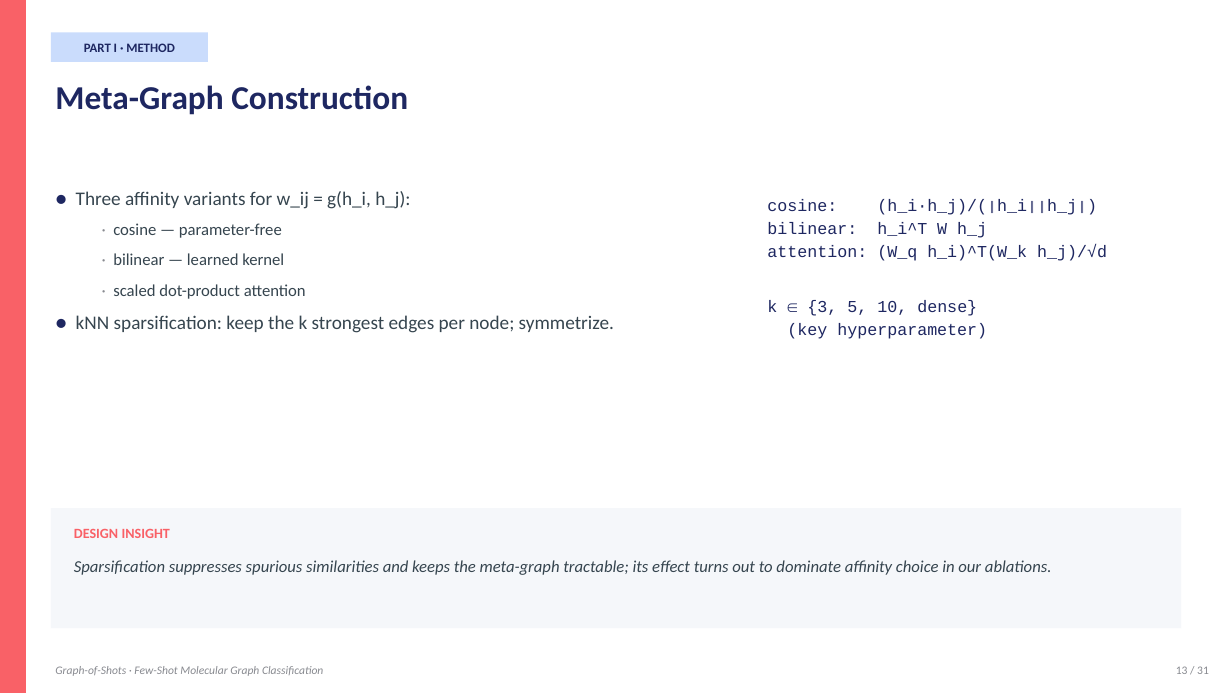
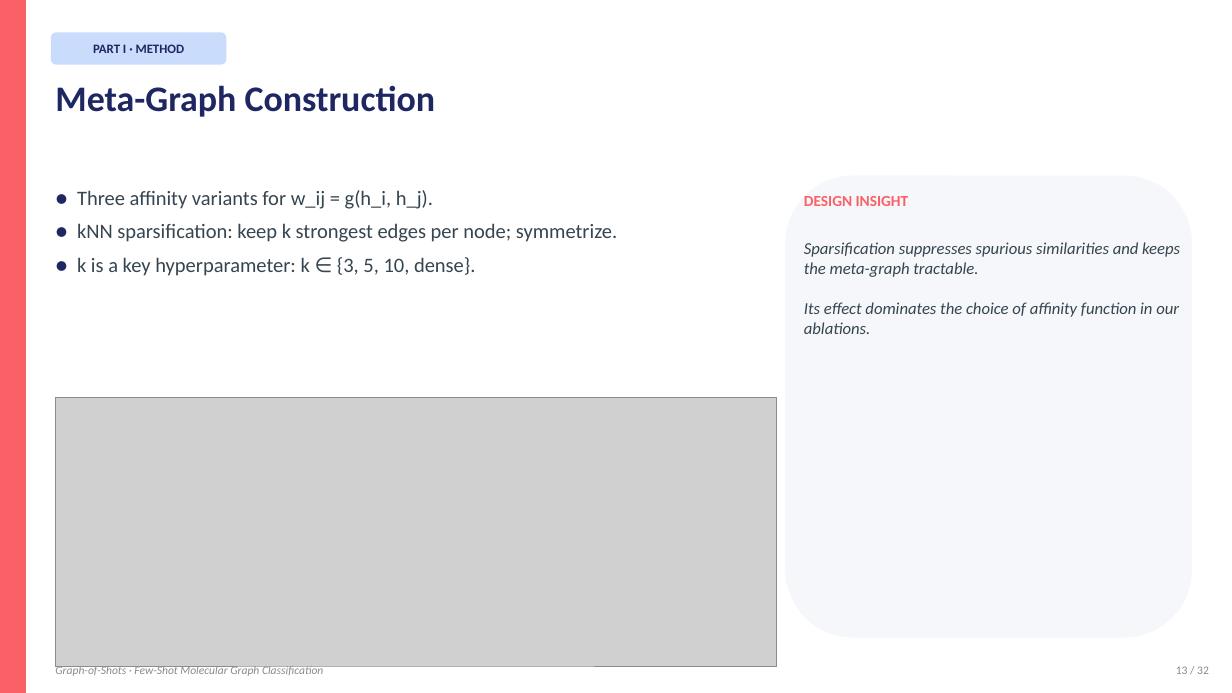
Before and after one commit to BDeMo/proj-mol, a slide deck: slide 13 of presentation/Graph-of-Shots.pptx. Drawn at 1232x693 pixels with LibreOffice and Linux fonts; fonts in the diff are those of the drawing; grey boxes stand for pictures. Boxes give left, top, right and bottom in pixels: in the first picture for what was removed or moved away, otherwise in the second. Text is boxed around its words. In the diff, an @@ line names an element or a change of style, - is before the commit and + after.

Commit message:
Rebuild PPT: native text + math-rendered formula images + clean diagrams
Previous approach used python-pptx shapes for formulas and custom diagrams,
which rendered unpredictably in MS Office (broken math symbols, misaligned
shapes). New approach:

  - All titles, bullets, callouts remain NATIVE PowerPoint text — fully
    editable, consistent formatting across Office versions.
  - Math formulas pre-rendered via matplotlib mathtext → PNG, embedded
    as pictures. Guarantees correct symbols: α, σ, ε, τ, ∑, subscripts,
    superscripts, Euclidean norms.
  - Complex diagrams (supervised pipeline, episode viz, encoder stack,
    GoS pipeline, iterative refinement, bipartite S-Q graph)
    pre-rendered via matplotlib → PNG, embedded as pictures.
  - Simple structures (tables, callout boxes, M1-M5 overview grid)
    still built with native pptx rectangles for editability.

Assets:
  presentation/formulas/  10 math PNGs (mathtext, transparent bg)
  presentation/diagrams/  6 diagram PNGs (matplotlib, transparent bg)
  presentation/figures/   4 result plots (from earlier)

```diff
--- a/presentation/Graph-of-Shots.pptx
+++ b/presentation/Graph-of-Shots.pptx
@@ text "PART I · METHOD" rewrapped from [84, 43, 175, 52] to [93, 42, 185, 57] @@
@@ rounded rectangle: place and size @@
-rounded rectangle at [51, 32, 208, 62]
+rounded rectangle at [51, 32, 226, 65]
@@ rounded rectangle at [51, 32, 226, 65]: rectangle to rounded rectangle @@
@@ text "Meta-Graph Construction" at [55, 85, 435, 117]: size 26 to 28 pt @@
@@ rounded rectangle added at [786, 176, 1192, 638], fill #F5F7FA @@
@@ text at [77, 190, 617, 276]: text changed; size 15 to 16 pt @@
-● Three affinity variants for w_ij = g(h_i, h_j):
-  · cosine — parameter-free
-  · bilinear — learned kernel
-  · scaled dot-product attention
-● kNN sparsification: keep the k strongest edges per node; symmetrize.
+● Three affinity variants for w_ij = g(h_i, h_j).
+● kNN sparsification: keep k strongest edges per node; symmetrize.
+● k is a key hyperparameter: k ∈ {3, 5, 10, dense}.
@@ text removed at [767, 199, 1107, 339] @@
-cosine: (h_i·h_j)/(‖h_i‖‖h_j‖)
-bilinear: h_i^T W h_j
-attention: (W_q h_i)^T(W_k h_j)/√d
-k ∈ {3, 5, 10, dense}
-(key hyperparameter)
@@ text "DESIGN INSIGHT": place and size @@
-text "DESIGN INSIGHT" at [74, 529, 170, 538]
+text "DESIGN INSIGHT" at [804, 196, 909, 206]
@@ text "DESIGN INSIGHT" at [804, 196, 909, 206]: size 11 to 12 pt @@
@@ text at [804, 242, 1180, 334]: text changed @@
-Sparsification suppresses spurious similarities and keeps the meta-graph tractable; its effect turns out to dominate affinity choice in our ablations.
+Sparsification suppresses spurious similarities and keeps the meta-graph tractable.
+Its effect dominates the choice of affinity function in our ablations.
@@ picture added at [55, 397, 776, 666] @@
@@ rectangle removed at [51, 508, 1181, 628] @@
```
Also in this commit, not shown: 31 other slides changed, 17 other files.
